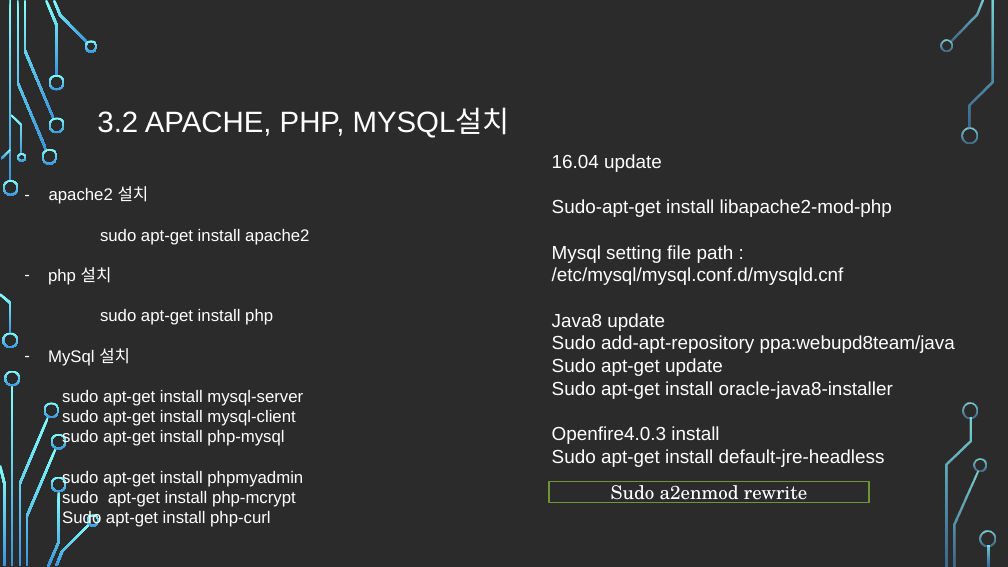
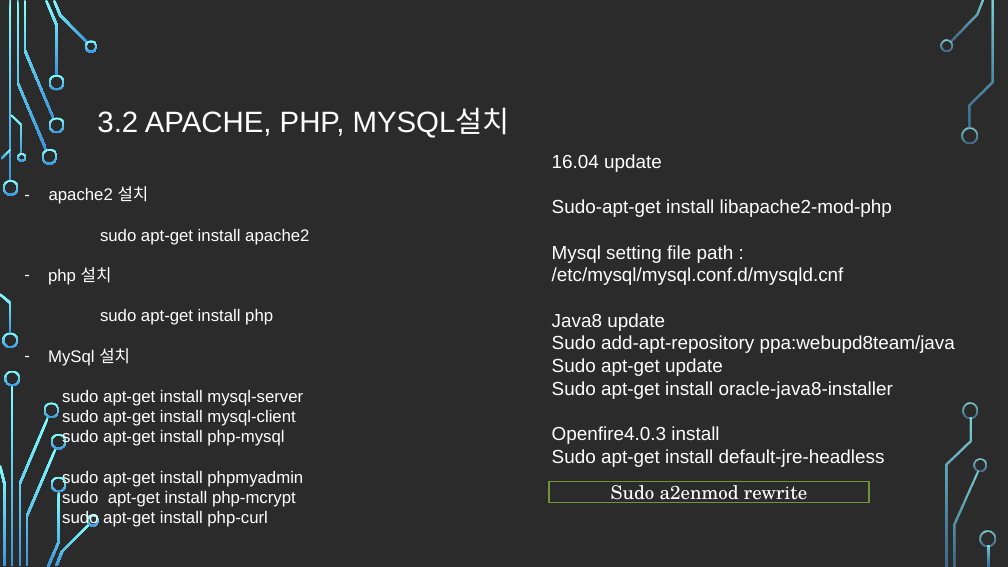
Before and after one commit to ColleenFernandez/Traveler-iOS, a slide deck: slide 9 of ServerSetting.pptx. Drawn at 1008x567 pixels with LibreOffice and Linux fonts; fonts in the diff are those of the drawing; background and template pictures are left out; a plain dark background stands for a picture behind light text. Boxes give left, top, right and bottom in pixels: in the first picture for what was removed or moved away, otherwise in the second. Text is boxed around its words. In the diff, an @@ line names an element or a change of style, - is before the commit and + after.

```diff
--- a/ServerSetting.pptx
+++ b/ServerSetting.pptx
@@ text at (62, 511, 268, 527): text changed @@
-  Sudo apt-get install php-curl
+  sudo apt-get install php-curl
```
Also in this commit, not shown: 1 other slide changed, 5 other files.
